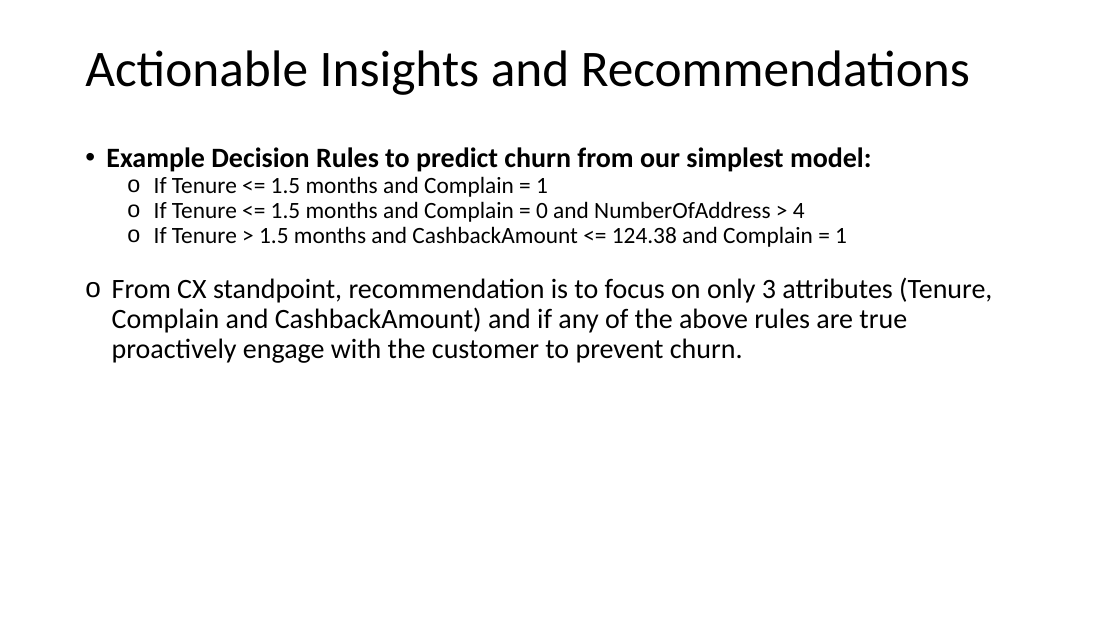
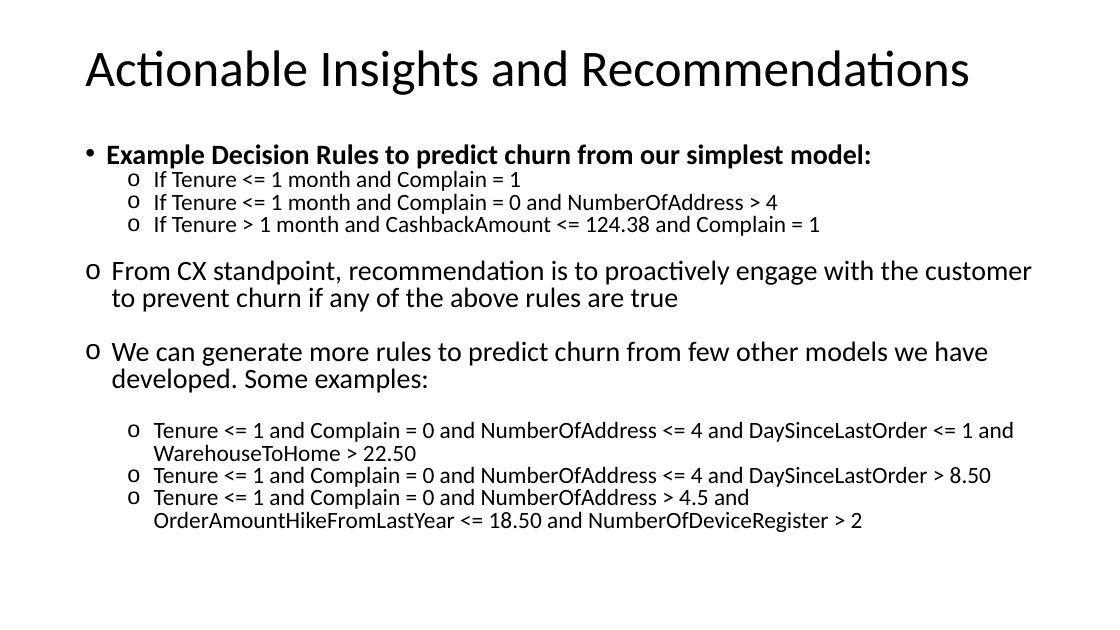
Before and after one commit to jalalmahmud/churn-analysis, a slide deck: slide 30 of Presentation-Churn-JalalMahmud.pptx. Drawn at 1120x630 pixels with LibreOffice and Linux fonts; fonts in the diff are those of the drawing. Boxes give left, top, right and bottom in pixels: in the first picture for what was removed or moved away, otherwise in the second. Text is boxed around its words. In the diff, an @@ line names an element or a change of style, - is before the commit and + after.

```diff
--- a/Presentation-Churn-JalalMahmud.pptx
+++ b/Presentation-Churn-JalalMahmud.pptx
@@ text at bbox=[106, 144, 871, 171]: line spacing 0.9 to 0.8 @@
@@ text at bbox=[112, 168, 1032, 532]: text changed; size 24 to 20 pt @@
-  o If Tenure <= 1.5 months and Complain = 1
-  o If Tenure <= 1.5 months and Complain = 0 and NumberOfAddress > 4
-  o If Tenure > 1.5 months and CashbackAmount <= 124.38 and Complain = 1
-o From CX standpoint, recommendation is to focus on only 3 attributes (Tenure, Complain and CashbackAmount) and if any of the above rules are true proactively engage with the customer to prevent churn.
+  o If Tenure <= 1 month and Complain = 1
+  o If Tenure <= 1 month and Complain = 0 and NumberOfAddress > 4
+  o If Tenure > 1 month and CashbackAmount <= 124.38 and Complain = 1
+o From CX standpoint, recommendation is to proactively engage with the customer to prevent churn if any of the above rules are true
+o We can generate more rules to predict churn from few other models we have developed. Some examples:
+  o Tenure <= 1 and Complain = 0 and NumberOfAddress <= 4 and DaySinceLastOrder <= 1 and WarehouseToHome > 22.50
+  o Tenure <= 1 and Complain = 0 and NumberOfAddress <= 4 and DaySinceLastOrder > 8.50
+  o Tenure <= 1 and Complain = 0 and NumberOfAddress > 4.5 and OrderAmountHikeFromLastYear <= 18.50 and NumberOfDeviceRegister > 2
```
Also in this commit, not shown: 8 other slides changed.
